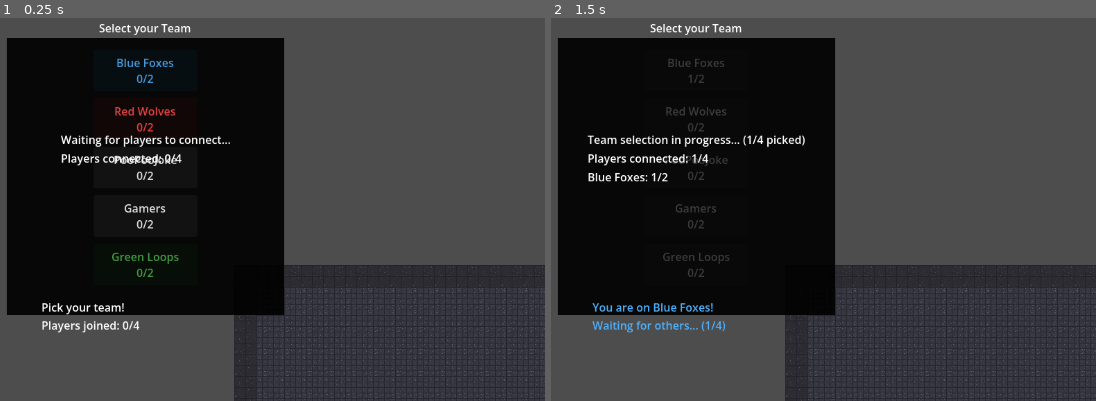
Above: before the commit, frames 1-2 (left to right).
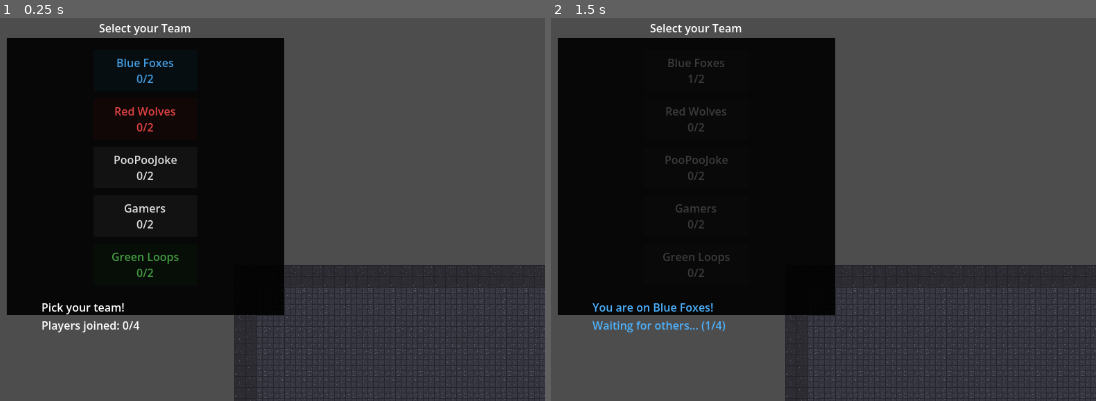
Above: after the commit, the same moments.

Repository: rgilpt/Dist_multiplayer
Game: Godot game, scene res://Scenes/Main.tscn
Two runs of this game, one before a commit and one after it. Both use one fixed random seed, a clock stepped at 60 frames per second and the inputs below. The engine's default icon, where the game draws it, is replaced by a stand-in: a white triangle on a blue panel in a dark square.
Inputs (mouse positions are in pixels of both pictures, inside the frame that each line leads up to):
- Up to frame 1 (0.25 s): no input
- Up to frame 2 (1.5 s): click "Blue Foxes 0/2" at 0.5 s; tap Enter at 1.25 s; move the mouse to (872, 155) at 1.27 s; press the mouse at (872, 155) at 1.28 s; hold D (p1_right) from 1.28 s (still down)

The runs differ from the first frame. In frame 1, 0.7% of the frame differs, in the area x 11-43%, y 30-39%; in frame 2, 1.0%, in the area x 6-47%, y 30-43%.
Error before the commit: Parse Error: Cannot infer the type of "delta" variable because the value doesn't have a set type. (res://Scripts/Main.gd:53)

Commit message:
small Fix

Diff:
--- a/Scripts/Main.gd
+++ b/Scripts/Main.gd
@@ -50,5 +50,5 @@
 				_cam_origin = lobby_camera.position
 
 	elif event is InputEventMouseMotion and _panning:
-		var delta := (event.position - _pan_origin) / lobby_camera.zoom
+		var delta = (event.position - _pan_origin) / lobby_camera.zoom
 		lobby_camera.position = _cam_origin - delta
